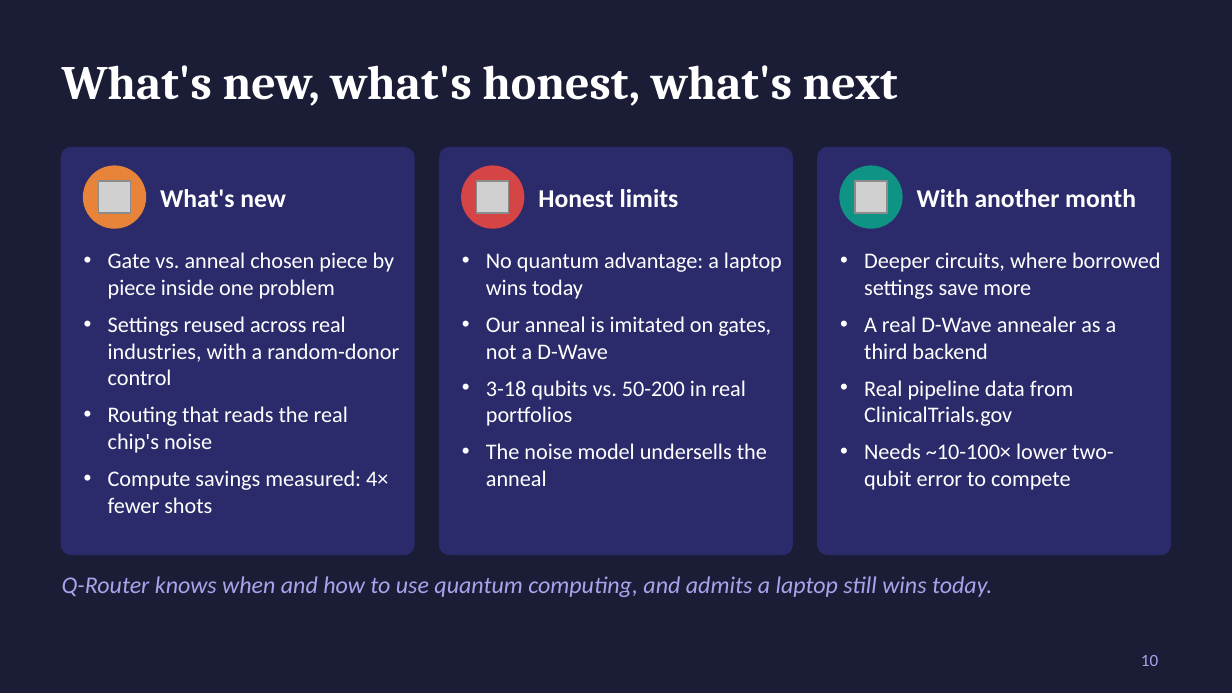
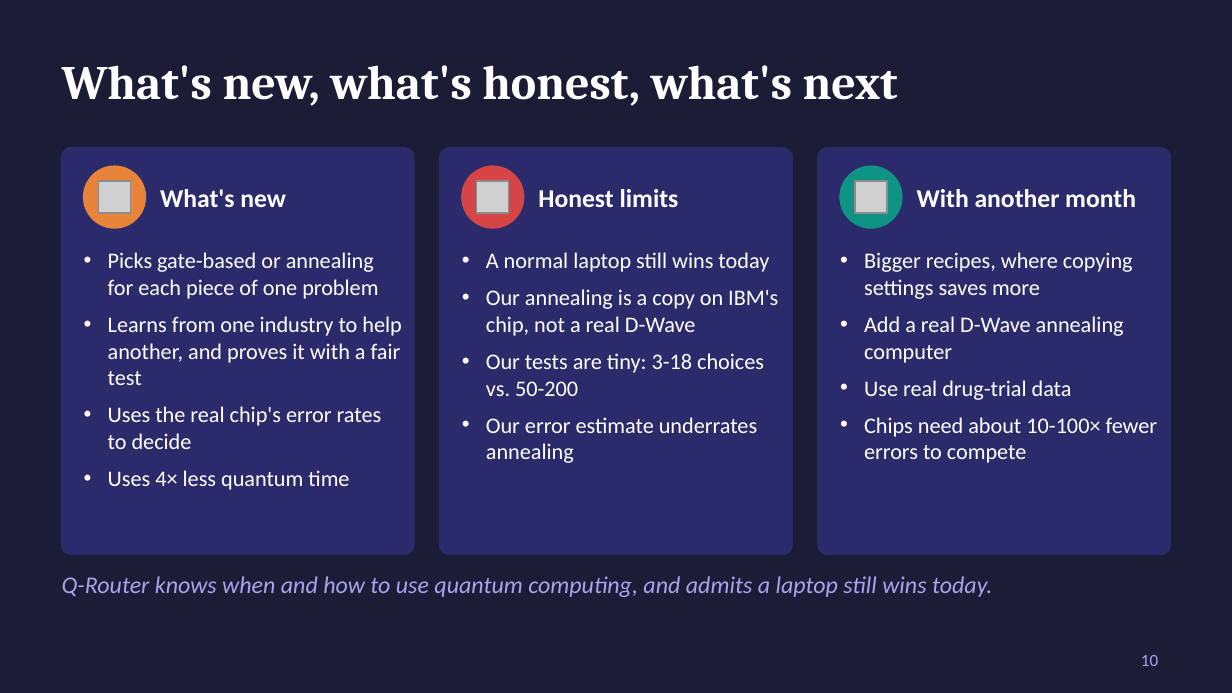
Before and after one commit to gurramn2025-cloud/q-router, a slide deck: slide 10 of slides/Q-Router_slides.pptx. Drawn at 1232x693 pixels with LibreOffice and Linux fonts; fonts in the diff are those of the drawing; grey boxes stand for pictures. Boxes give left, top, right and bottom in pixels: in the first picture for what was removed or moved away, otherwise in the second. Text is boxed around its words. In the diff, an @@ line names an element or a change of style, - is before the commit and + after.

```diff
--- a/slides/Q-Router_slides.pptx
+++ b/slides/Q-Router_slides.pptx
@@ text at [108, 252, 401, 490]: text changed @@
-• Gate vs. anneal chosen piece by piece inside one problem
-• Settings reused across real industries, with a random-donor control
-• Routing that reads the real chip's noise
-• Compute savings measured: 4× fewer shots
+• Picks gate-based or annealing for each piece of one problem
+• Learns from one industry to help another, and proves it with a fair test
+• Uses the real chip's error rates to decide
+• Uses 4× less quantum time
@@ text at [486, 252, 778, 463]: text changed @@
-• No quantum advantage: a laptop wins today
-• Our anneal is imitated on gates, not a D-Wave
-• 3-18 qubits vs. 50-200 in real portfolios
-• The noise model undersells the anneal
+• A normal laptop still wins today
+• Our annealing is a copy on IBM's chip, not a real D-Wave
+• Our tests are tiny: 3-18 choices vs. 50-200
+• Our error estimate underrates annealing
@@ text at [864, 252, 1158, 463]: text changed @@
-• Deeper circuits, where borrowed settings save more
-• A real D-Wave annealer as a third backend
-• Real pipeline data from ClinicalTrials.gov
-• Needs ~10-100× lower two-qubit error to compete
+• Bigger recipes, where copying settings saves more
+• Add a real D-Wave annealing computer
+• Use real drug-trial data
+• Chips need about 10-100× fewer errors to compete
```
Also in this commit, not shown: 9 other slides changed.
